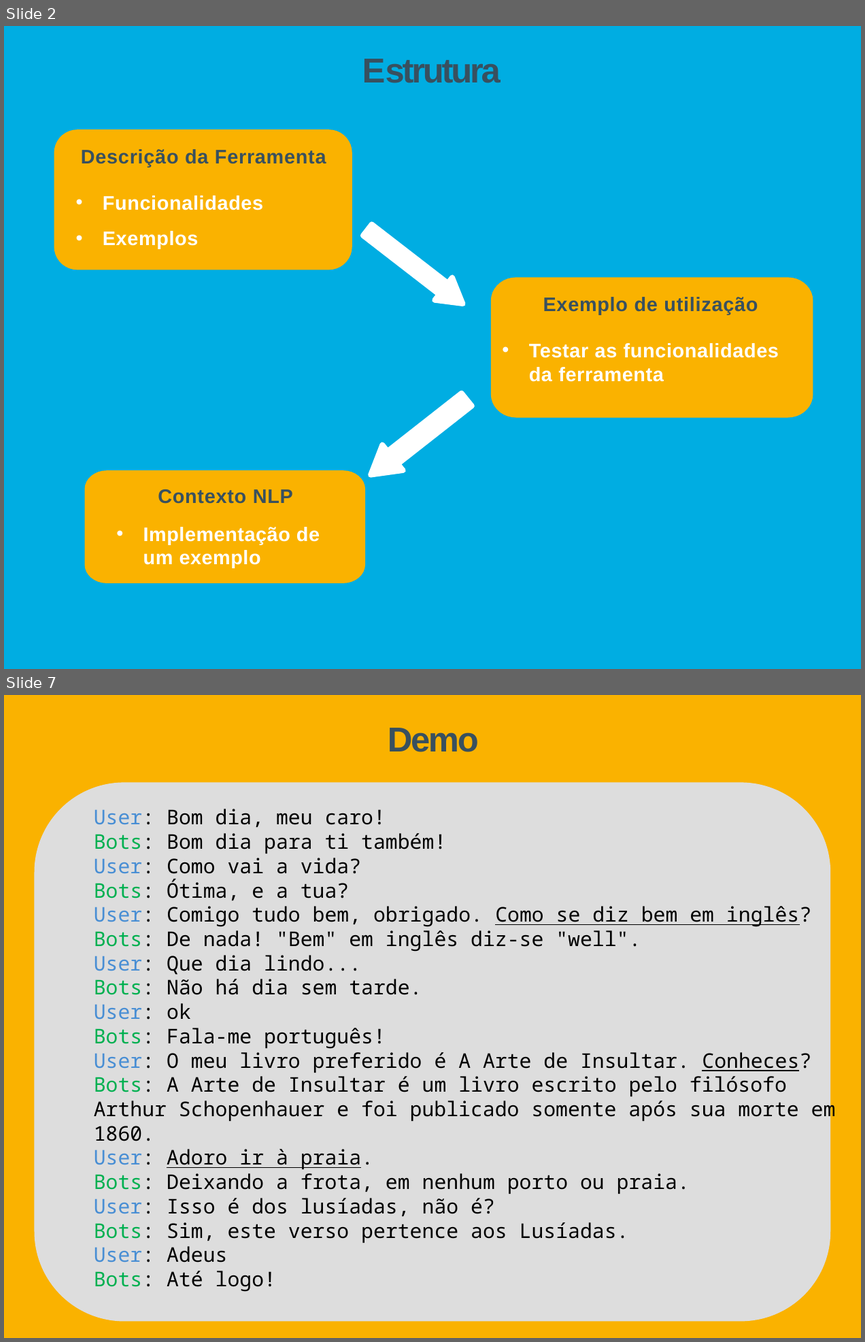
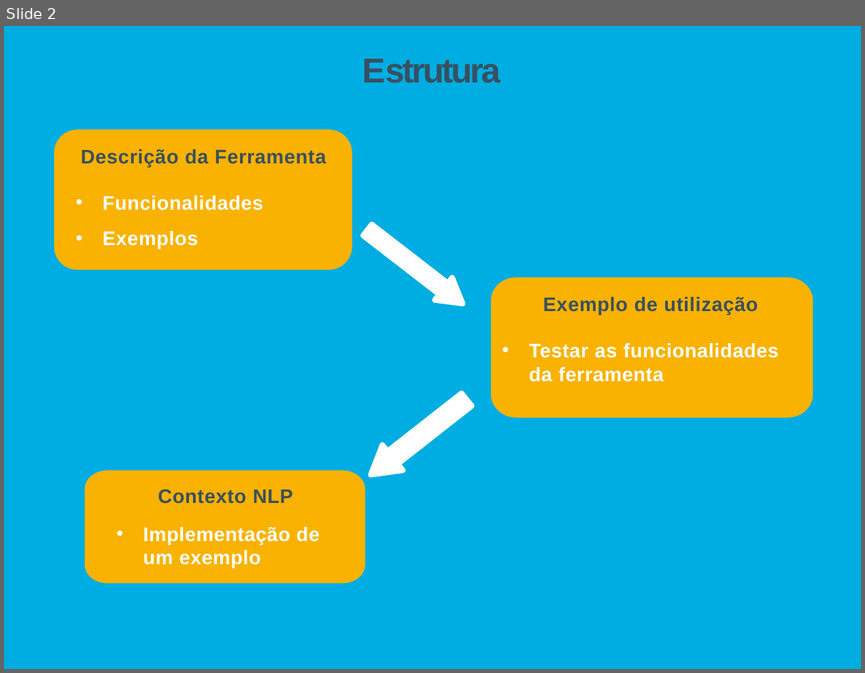
Before and after one commit to Tibblue/PLC, a slide deck: SPLN/tp2/apresSPLN.pptx. Shown one above the other, each under a label of ours: slides 2 and 7 before the commit, slide 2 after it; the slides between them are not shown. The pictures are 865x1342 and 865x673 pixels, drawn with LibreOffice and Linux fonts; fonts in the diff are those of the drawing. Boxes give left, top, right and bottom in pixels: in the first picture for what was removed or moved away, otherwise in the second. Text is boxed around its words. In the diff, an @@ line names an element or a change of style, - is before the commit and + after.

```diff
--- a/SPLN/tp2/apresSPLN.pptx
+++ b/SPLN/tp2/apresSPLN.pptx
@@ slide 7 removed at (4,695,861,1338), background #FFFFFF @@
@@ freeform shape removed at (4,695,861,1338) @@
@@ title removed at (388,728,479,752) @@
-Demo
@@ rounded rectangle removed at (41,773,861,1321) @@
-User: Bom dia, meu caro!
-Bots: Bom dia para ti também!
-User: Como vai a vida?
-Bots: Ótima, e a tua?
-User: Comigo tudo bem, obrigado. Como se diz bem em inglês?
-Bots: De nada! "Bem" em inglês diz-se "well".
-User: Que dia lindo...
-Bots: Não há dia sem tarde.
-User: ok
-Bots: Fala-me português!
-User: O meu livro preferido é A Arte de Insultar. Conheces?
-Bots: A Arte de Insultar é um livro escrito pelo filósofo Arthur Schopenhauer e foi publicado somente após sua morte em 1860.
-User: Adoro ir à praia.
-Bots: Deixando a frota, em nenhum porto ou praia.
-User: Isso é dos lusíadas, não é?
-Bots: Sim, este verso pertence aos Lusíadas.
-User: Adeus
-Bots: Até logo!
@@ rounded rectangle removed at (34,783,830,1321) @@
```
Also in this commit, not shown: 4 slides changed, 6 slides added, 1 other slide removed, 2 other files.
